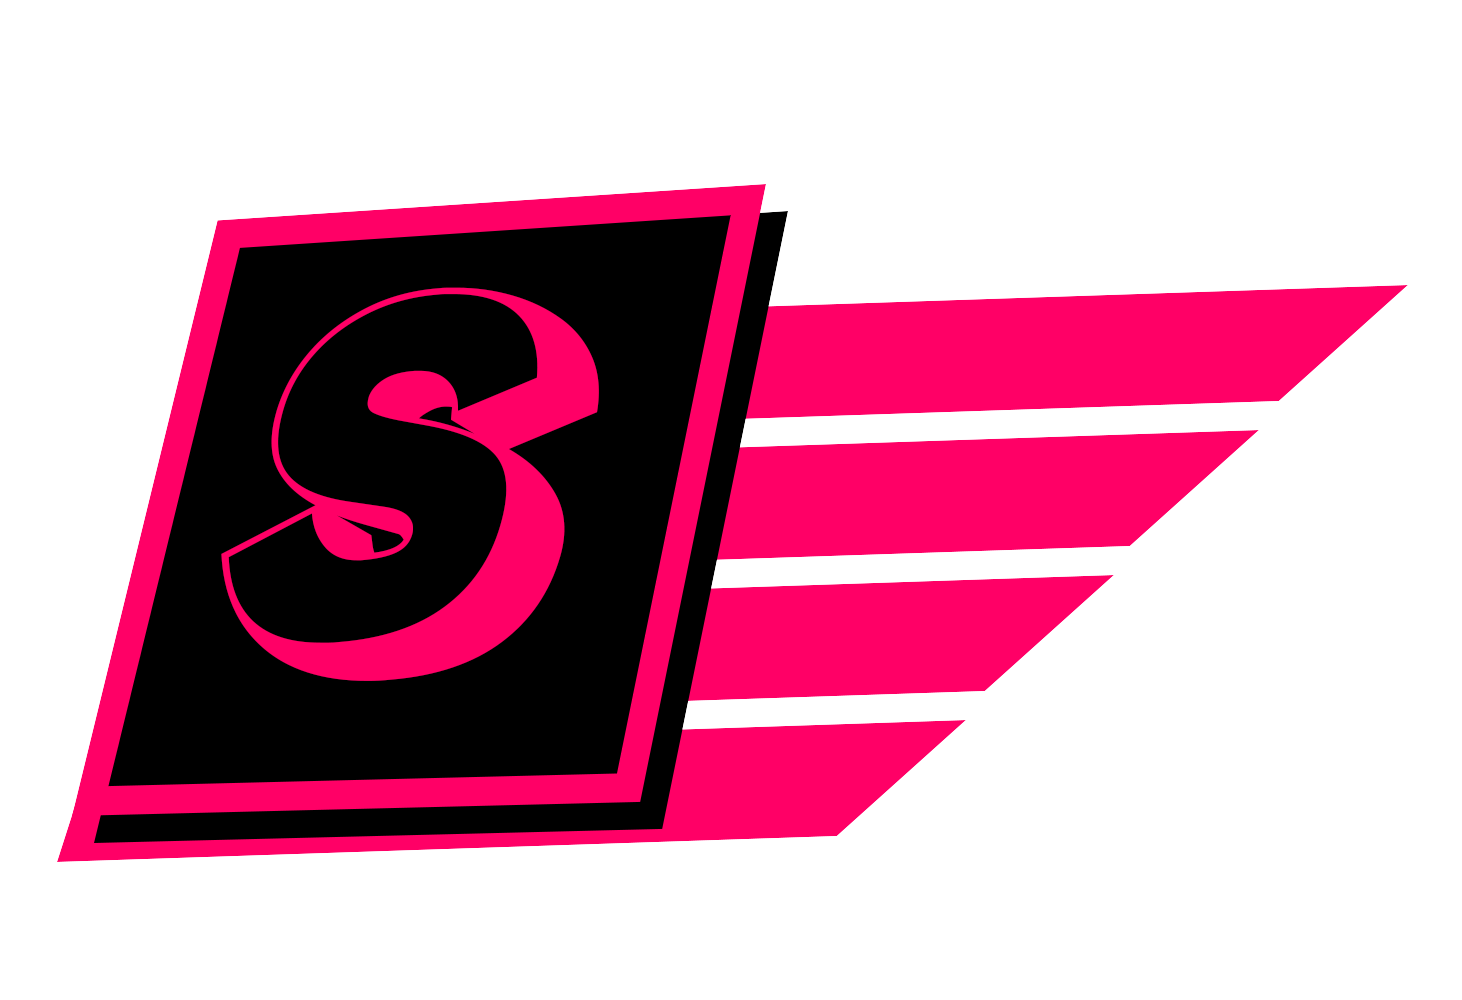
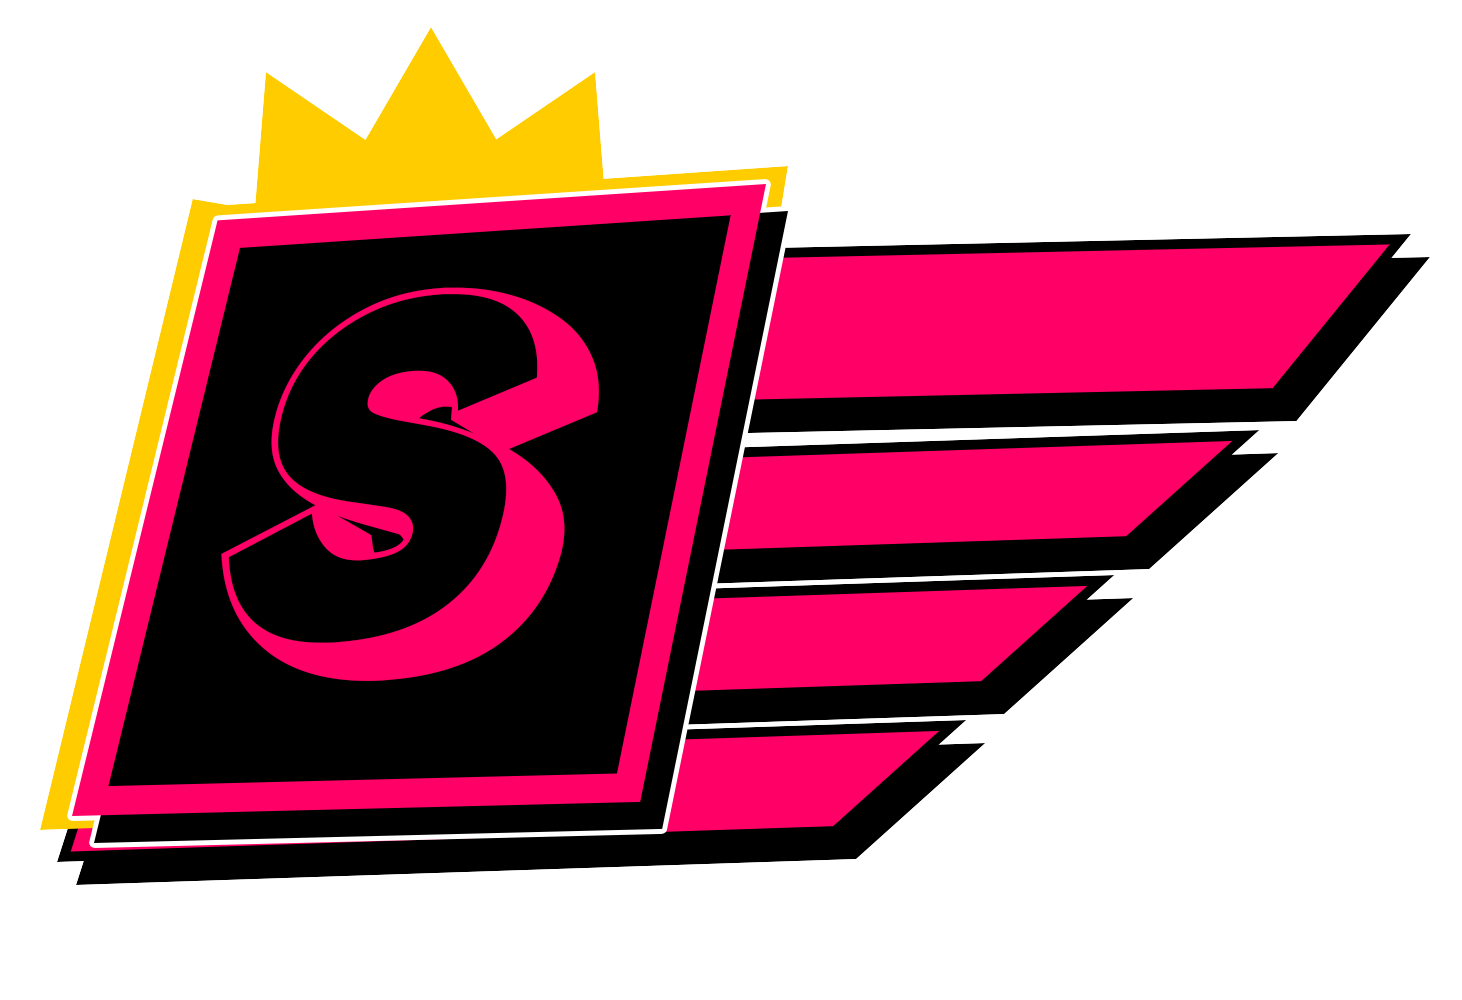
Two versions of the same layered image (1462x1000). Layer-by-layer changes:
removed layer "Retângulo 1" over bbox(72, 184, 766, 816)
added layer "Retângulo 1" above "Triângulo 1" over bbox(72, 184, 788, 843)
added layer "Triângulo 1" (1st of 3) above "Triângulo 1" over bbox(250, 72, 430, 219)
added layer "Triângulo 1" (2nd of 3) above "Triângulo 1" over bbox(431, 72, 611, 207)
added layer "Triângulo 1" (3rd of 3) above "Retângulo 4" over bbox(331, 27, 531, 199)
added layer "Retângulo 4" above "Retângulo 3" over bbox(193, 166, 788, 301)
added layer "Retângulo 3" above "Retângulo 2" over bbox(40, 199, 349, 830)
painted on "Retângulo 2" over bbox(57, 234, 1411, 862)
removed layer "Retângulo 2" (2nd of 4) over bbox(714, 430, 1259, 572)
removed layer "Retângulo 2" (3rd of 4) over bbox(685, 575, 1114, 717)
removed layer "Retângulo 2" (4th of 4) over bbox(57, 720, 966, 862)